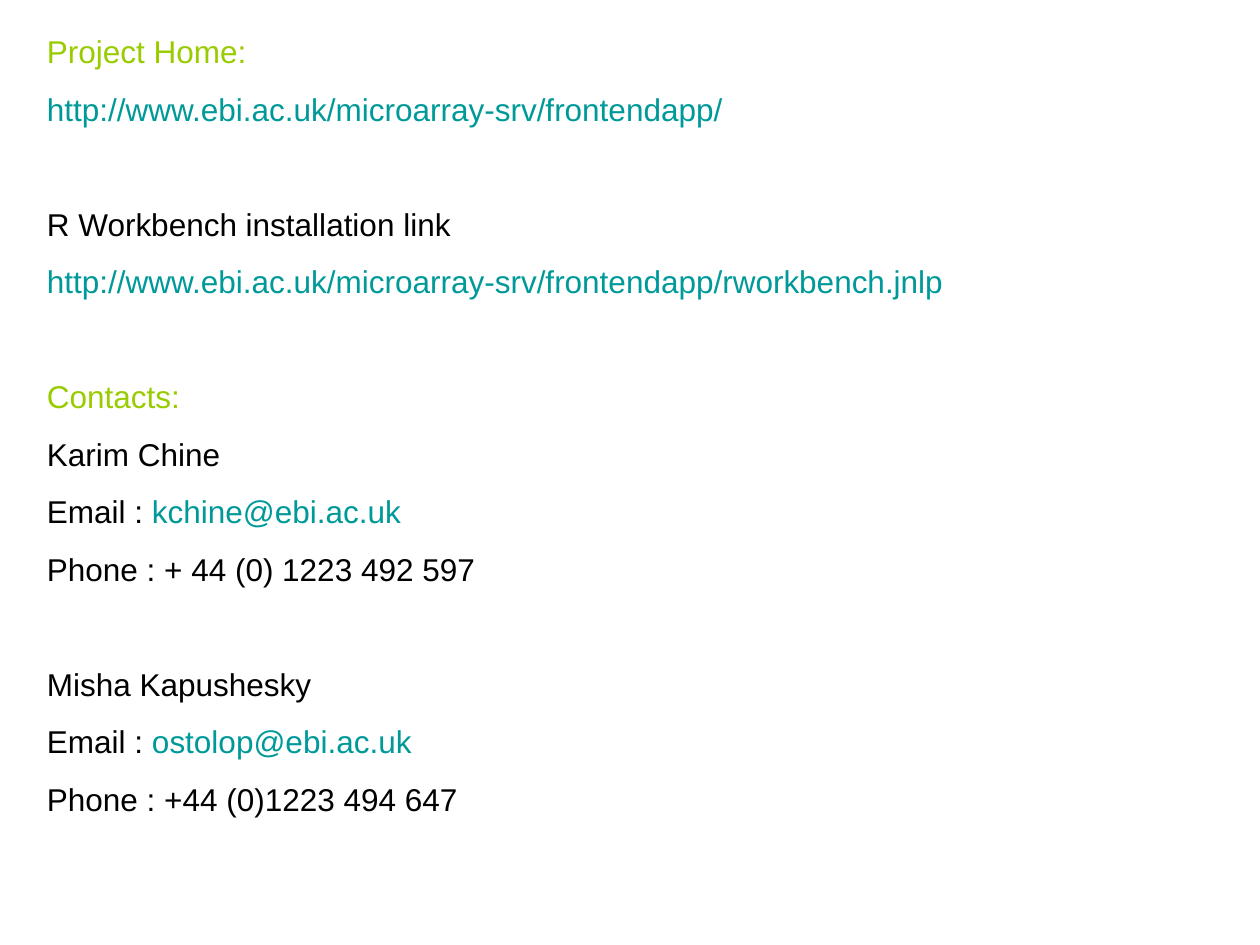
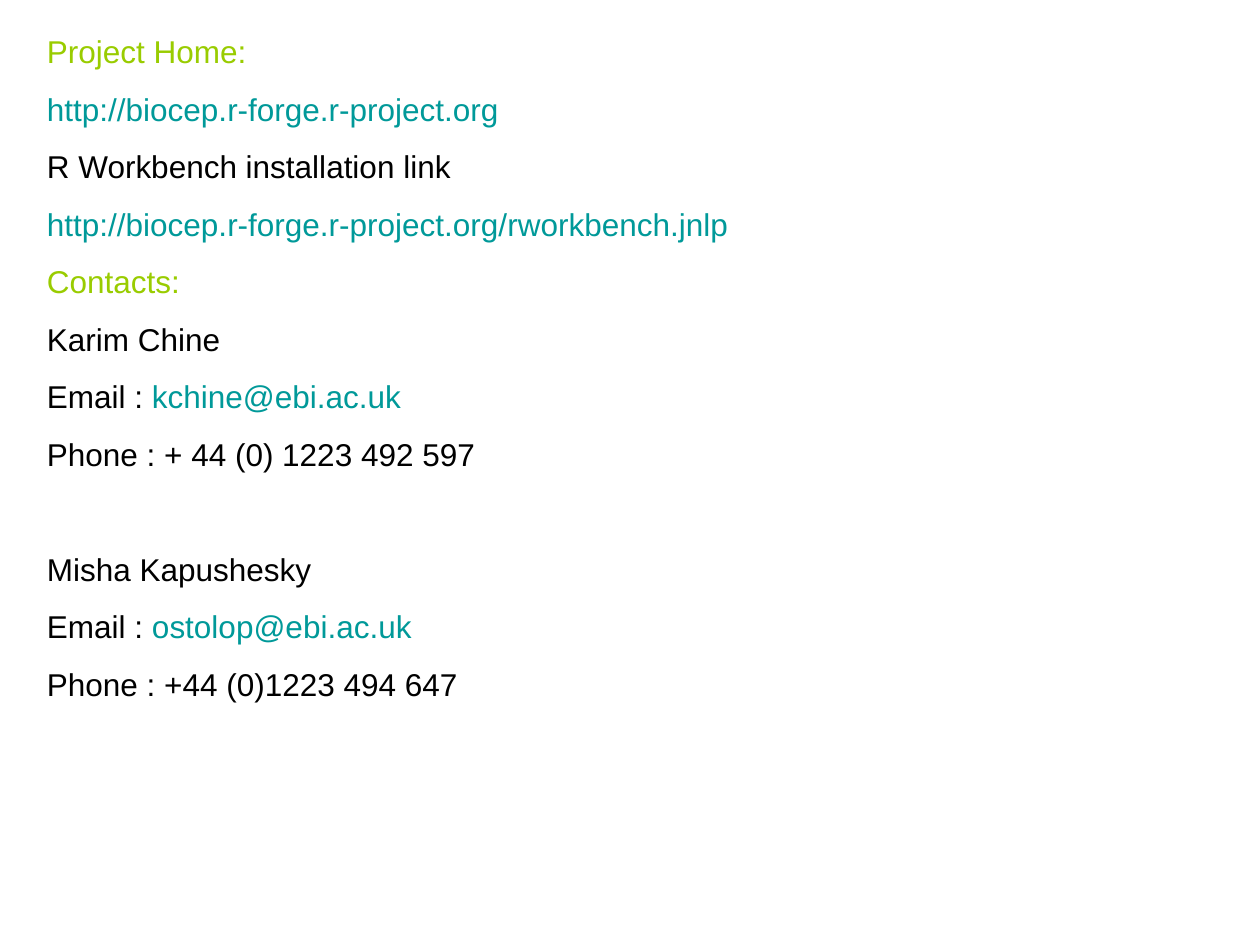
Before and after one commit to r-forge/biocep, a slide deck: slide 26 of www/distR.ppt. Drawn at 1260x945 pixels with LibreOffice and Linux fonts; fonts in the diff are those of the drawing. Boxes give left, top, right and bottom in pixels: in the first picture for what was removed or moved away, otherwise in the second. Text is boxed around its words. In the diff, an @@ line names an element or a change of style, - is before the commit and + after.

```diff
--- a/www/distR.ppt
+++ b/www/distR.ppt
@@ text at (47, 98, 498, 127): text changed @@
-http://www.ebi.ac.uk/microarray-srv/frontendapp/
+http://biocep.r-forge.r-project.org
@@ text at (47, 213, 728, 242): text changed @@
-http://www.ebi.ac.uk/microarray-srv/frontendapp/rworkbench.jnlp
+http://biocep.r-forge.r-project.org/rworkbench.jnlp
```
Also in this commit, not shown: 1 other slide changed, 5 other files.
